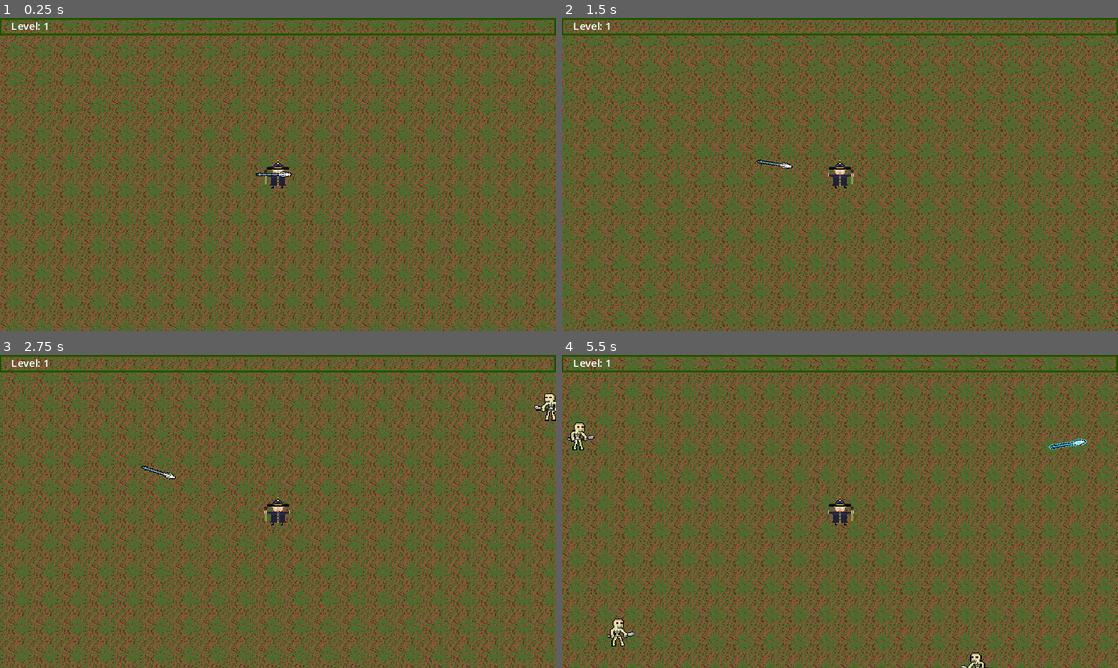
Above: before the commit, frames 1-4 (two rows, left to right).
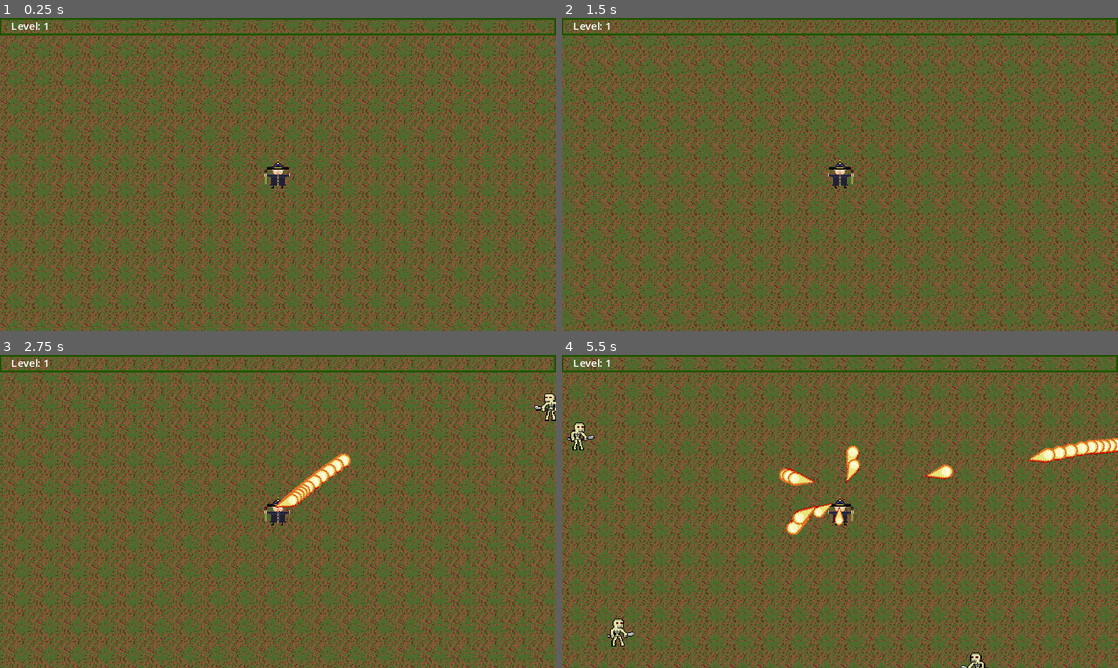
Above: after the commit, the same moments.

Repository: viniciuskuwakino/Survivor
Game: Godot game, scene res://world.tscn
The game is run twice, just before and just after one commit, with the same random seed, the same clock (stepped at 60 frames per second) and the same inputs. Sound files missing from this copy of the repository are replaced by a short silence.
Inputs (mouse positions are in pixels of both pictures, inside the frame that each line leads up to):
- Up to frame 1 (0.25 s): no input
- Up to frame 2 (1.5 s): move the mouse to (962, 158) at 0.52 s; hold D (right) 0.53-1.28 s; click (962, 158) at 0.6 s; move the mouse to (728, 190) at 1.27 s; hold S (down) from 1.28 s (still down); click (728, 190) at 1.35 s
- Up to frame 3 (2.75 s): move the mouse to (333, 442) at 2.02 s; release S (down) at 2.03 s; hold D (right) from 2.03 s (still down); click (333, 442) at 2.1 s
- Up to frame 4 (5.5 s): move the mouse to (812, 574) at 2.77 s; release D (right) at 2.78 s; hold W (up) 2.78-3.53 s; click (812, 574) at 2.85 s; move the mouse to (1006, 558) at 3.52 s; hold A (left) 3.53-5.03 s; click (1006, 558) at 3.6 s; move the mouse to (673, 464) at 4.27 s; click (673, 464) at 4.35 s; move the mouse to (867, 511) at 5.02 s; hold S (down) from 5.03 s (still down); click (867, 511) at 5.1 s

The runs differ from the first frame. In frame 1, less than 0.1% of the frame differs, in the area x 46-53%, y 49-51%; in frame 2, less than 0.1%; in frame 3, 0.7%; in frame 4, 1.7%, in the area x 39-100%, y 26-58%.

Commit message:
Implementacao box de upgrades de skills

Diff:
--- a/Player/player.gd
+++ b/Player/player.gd
@@ -21,10 +21,10 @@
 @onready var spearBase = get_node("%SpearBase")
 
 # Spell 1
-var spell1_ammo = 0
-var spell1_baseammo = 1
+var spell1_ammo = 1
+var spell1_baseammo = 10
 var spell1_attackspeed = 1.5
-var spell1_level = 0
+var spell1_level = 1
 
 # Leaf Spell
 var leaf_ammo = 0
@@ -33,7 +33,7 @@
 var leaf_level = 0
 
 # Spear
-var spear_ammo = 1
+var spear_ammo = 0
 var spear_level = 1
 
 # Alvo na mira
@@ -45,6 +45,12 @@
 #GUI
 @onready var expBar = get_node("%ExperienceBar")
 @onready var lblLevel = get_node("%lbl_level")
+@onready var levelPanel = get_node("%LevelUp")
+@onready var upgradeOptions = get_node("%UpgradeOptions")
+@onready var itemOptions = preload("res://Utils/item_option.tscn")
+@onready var sndLevelUp = get_node("%snd_levelup")
+
+
 
 func _ready():
 	attack()
@@ -180,10 +186,10 @@
 	if experience + collected_experience >= exp_required: #level up
 		collected_experience -= exp_required - experience
 		experience_level += 1
-		lblLevel.text = str("Level: ", experience_level)
+
 		experience = 0
 		exp_required = calculate_experiencecap()
-		calculate_experience(0)
+		levelup()
 	else:
 		experience += collected_experience
 		collected_experience = 0
@@ -205,3 +211,29 @@
 func set_expbar(set_value = 1, set_max_value = 100):
 	expBar.value = set_value
 	expBar.max_value = set_max_value
+
+func levelup():
+	sndLevelUp.play()
+	lblLevel.text = str("Level: ", experience_level)
+	var tween = levelPanel.create_tween()
+	tween.tween_property(levelPanel, "position", Vector2(220,50),0.2).set_trans(Tween.TRANS_QUINT).set_ease(Tween.EASE_IN)
+	tween.play()
+	levelPanel.visible = true
+	var options = 0
+	var optionsmax = 3
+	while options < optionsmax:
+		var option_choice = itemOptions.instantiate()
+		upgradeOptions.add_child(option_choice)
+		options += 1
+
+	get_tree().paused = true
+
+func upgrade_character(upgrade):
+	var option_children = upgradeOptions.get_children()
+	for i in option_children:
+		i.queue_free()
+
+	levelPanel.visible = false
+	levelPanel.position = Vector2(800,50)
+	get_tree().paused = false
+	calculate_experience(0)
--- a/Player/player.tscn
+++ b/Player/player.tscn
@@ -1,10 +1,11 @@
-[gd_scene load_steps=11 format=3 uid="uid://dckjkwrd6jt0g"]
+[gd_scene load_steps=12 format=3 uid="uid://dckjkwrd6jt0g"]
 
 [ext_resource type="Script" path="res://Player/player.gd" id="1_ro6e4"]
 [ext_resource type="Texture2D" uid="uid://dqd2q8pe1ljha" path="res://Textures/Player/player_sprite.png" id="1_wtrva"]
 [ext_resource type="PackedScene" uid="uid://bmajb0mrun3ab" path="res://Utils/hurtbox.tscn" id="3_wruqt"]
 [ext_resource type="Texture2D" uid="uid://c5kh2uymboyyu" path="res://Textures/GUI/exp_back.png" id="4_8fds4"]
 [ext_resource type="Texture2D" uid="uid://80f01eohtg4k" path="res://Textures/GUI/exp_prog.png" id="5_ciosb"]
+[ext_resource type="AudioStream" uid="uid://suvhtj7ei3dq" path="res://Audio/SoundEffect/levelUp.mp3" id="6_mhhei"]
 
 [sub_resource type="CapsuleShape2D" id="CapsuleShape2D_nmnse"]
 
@@ -117,6 +118,37 @@
 theme_override_font_sizes/font_size = 12
 text = "Level: 1"
 
+[node name="LevelUp" type="Panel" parent="GUILayer/GUI"]
+unique_name_in_owner = true
+process_mode = 2
+layout_mode = 0
+offset_left = 800.0
+offset_top = 50.0
+offset_right = 1000.0
+offset_bottom = 300.0
+
+[node name="lbl_LevelUP" type="Label" parent="GUILayer/GUI/LevelUp"]
+layout_mode = 0
+offset_right = 200.0
+offset_bottom = 50.0
+text = "Level Up !"
+horizontal_alignment = 1
+vertical_alignment = 1
+
+[node name="UpgradeOptions" type="VBoxContainer" parent="GUILayer/GUI/LevelUp"]
+unique_name_in_owner = true
+layout_mode = 0
+offset_left = 10.0
+offset_top = 50.0
+offset_right = 190.0
+offset_bottom = 100.0
+
+[node name="snd_levelup" type="AudioStreamPlayer" parent="GUILayer/GUI/LevelUp"]
+unique_name_in_owner = true
+stream = ExtResource("6_mhhei")
+volume_db = -22.635
+pitch_scale = 1.66
+
 [connection signal="hurt" from="Hurtbox" to="." method="_on_hurtbox_hurt"]
 [connection signal="timeout" from="Attack/Spell1Timer" to="." method="_on_spell_1_timer_timeout"]
 [connection signal="timeout" from="Attack/Spell1Timer/Spell1AttackTimer" to="." method="_on_spell_1_attack_timer_timeout"]
--- /dev/null
+++ b/Utils/item_option.gd
@@ -0,0 +1,26 @@
+extends ColorRect
+
+
+var mouse_over = false
+var item = null
+@onready var player = get_tree().get_first_node_in_group("player")
+
+signal selected_upgrade(upgrade)
+
+func _ready():
+	connect("selected_upgrade", Callable(player,"upgrade_character"))
+
+
+func _input(event):
+	if event.is_action("click"):
+		if mouse_over:
+			emit_signal("selected_upgrade", item)
+
+
+
+func _on_mouse_entered():
+	mouse_over = true
+
+
+func _on_mouse_exited():
+	mouse_over = false
--- /dev/null
+++ b/Utils/item_option.tscn
@@ -0,0 +1,56 @@
+[gd_scene load_steps=3 format=3 uid="uid://dfbyvh3cpwmdc"]
+
+[ext_resource type="Script" path="res://Utils/item_option.gd" id="1_myjsl"]
+[ext_resource type="Texture2D" uid="uid://fgvjnmtamh62" path="res://Textures/Items/Weapons/sword.png" id="1_pyiv6"]
+
+[node name="ItemOption" type="ColorRect"]
+custom_minimum_size = Vector2(180, 50)
+anchors_preset = -1
+anchor_right = 0.281
+anchor_bottom = 0.139
+offset_right = 0.159988
+offset_bottom = -0.0400047
+color = Color(0.701961, 0.701961, 0.701961, 1)
+script = ExtResource("1_myjsl")
+
+[node name="ColorRect" type="ColorRect" parent="."]
+layout_mode = 0
+offset_left = 2.0
+offset_top = 2.0
+offset_right = 26.0
+offset_bottom = 26.0
+color = Color(0, 0, 0, 1)
+
+[node name="ItemIcon" type="TextureRect" parent="ColorRect"]
+layout_mode = 0
+offset_right = 32.0
+offset_bottom = 32.0
+scale = Vector2(0.75, 0.75)
+texture = ExtResource("1_pyiv6")
+
+[node name="lbl_name" type="Label" parent="."]
+offset_left = 39.0
+offset_top = 1.0
+offset_right = 86.0
+offset_bottom = 27.0
+text = "Name"
+
+[node name="lbl_description" type="Label" parent="."]
+offset_left = 4.0
+offset_top = 27.0
+offset_right = 166.0
+offset_bottom = 48.0
+theme_override_font_sizes/font_size = 8
+text = "Description of item"
+
+[node name="lbl_level" type="Label" parent="."]
+layout_mode = 0
+offset_left = 130.0
+offset_top = 3.0
+offset_right = 174.0
+offset_bottom = 26.0
+theme_override_font_sizes/font_size = 12
+text = "Level: 1"
+
+[connection signal="mouse_entered" from="." to="." method="_on_mouse_entered"]
+[connection signal="mouse_exited" from="." to="." method="_on_mouse_exited"]
--- a/project.godot
+++ b/project.godot
@@ -45,6 +45,11 @@
 "events": [Object(InputEventKey,"resource_local_to_scene":false,"resource_name":"","device":-1,"window_id":0,"alt_pressed":false,"shift_pressed":false,"ctrl_pressed":false,"meta_pressed":false,"pressed":false,"keycode":0,"physical_keycode":68,"key_label":0,"unicode":100,"echo":false,"script":null)
 ]
 }
+click={
+"deadzone": 0.5,
+"events": [Object(InputEventMouseButton,"resource_local_to_scene":false,"resource_name":"","device":-1,"window_id":0,"alt_pressed":false,"shift_pressed":false,"ctrl_pressed":false,"meta_pressed":false,"button_mask":0,"position":Vector2(0, 0),"global_position":Vector2(0, 0),"factor":1.0,"button_index":1,"canceled":false,"pressed":false,"double_click":false,"script":null)
+]
+}
 
 [layer_names]
 
Not shown, added: Audio/SoundEffect/levelUp.mp3.import
Not shown, added: Audio/SoundEffect/levelUp.mp3
